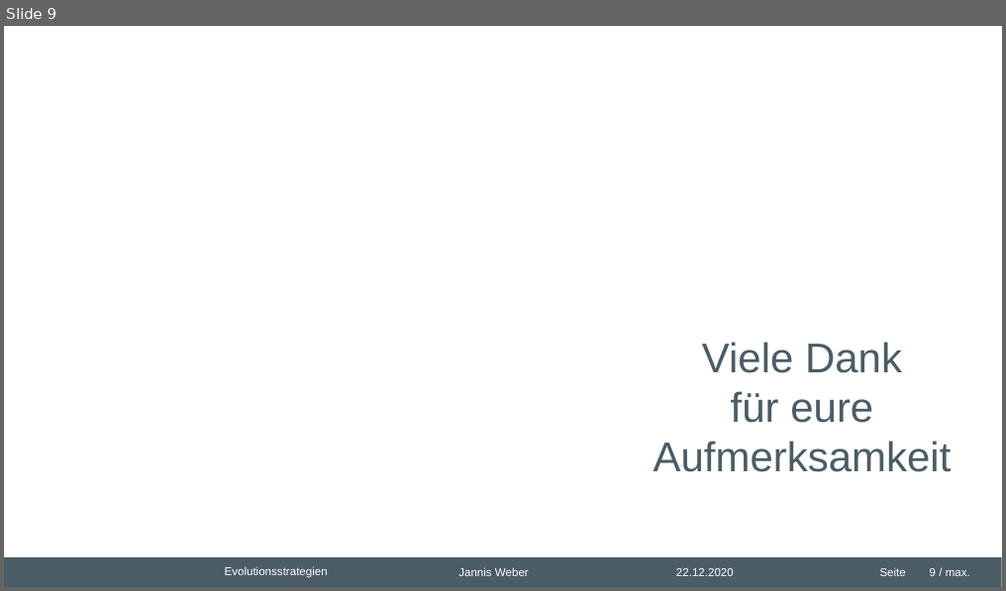
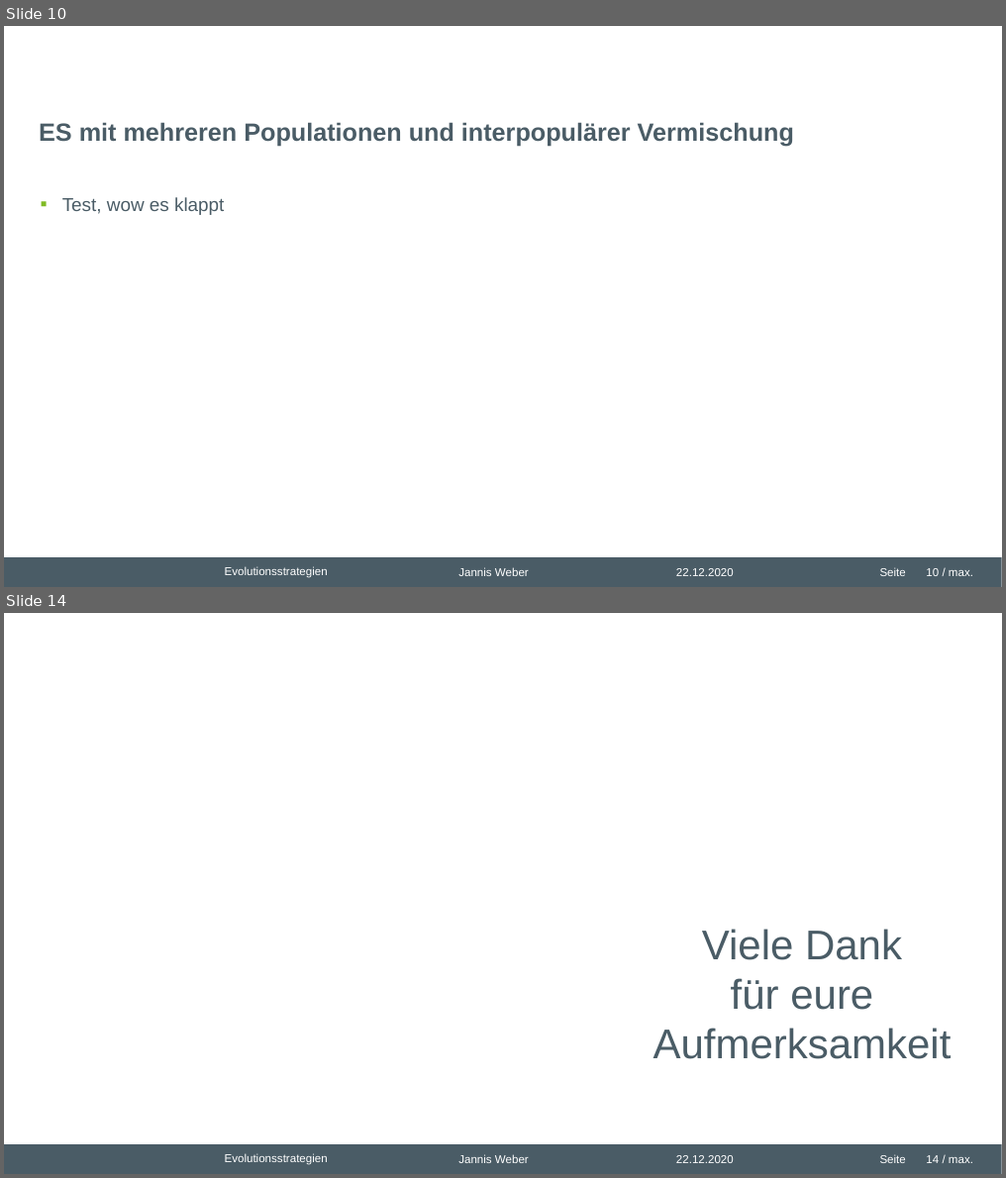
Before and after one commit to nhrt/Genetic-Algorithms, a slide deck: Fachvortrag/Präsentation Fachvortrag.pptx. Shown one above the other, each under a label of ours: slide 9 before the commit, slides 10 and 14 after it; the slides between them are not shown. The pictures are 1006x591 and 1006x1178 pixels, drawn with LibreOffice and Linux fonts; fonts in the diff are those of the drawing; grey boxes stand for pictures; background and template pictures are left out. Boxes give left, top, right and bottom in pixels: in the first picture for what was removed or moved away, otherwise in the second. Text is boxed around its words. In the diff, an @@ line names an element or a change of style, - is before the commit and + after.

```diff
--- a/Fachvortrag/Präsentation Fachvortrag.pptx
+++ b/Fachvortrag/Präsentation Fachvortrag.pptx
@@ slide 10 added at box(4, 26, 1002, 587), background #FFFFFF; not listed: 6 template elements that a slide beside it also shows @@
@@ title added at box(39, 122, 794, 146), 24 pt, text #4A5C66, bold @@
+ES mit mehreren Populationen und interpopulärer Vermischung
@@ text added at box(62, 197, 224, 215), 18 pt, text #4A5C66 @@
+▪ Test, wow es klappt
@@ what was slide 9 is now slide 14 @@
@@ page number at box(926, 1156, 973, 1163): text changed @@
-9 / max.
+14 / max.
```
Also in this commit, not shown: 4 other slides added, 3 other files.
